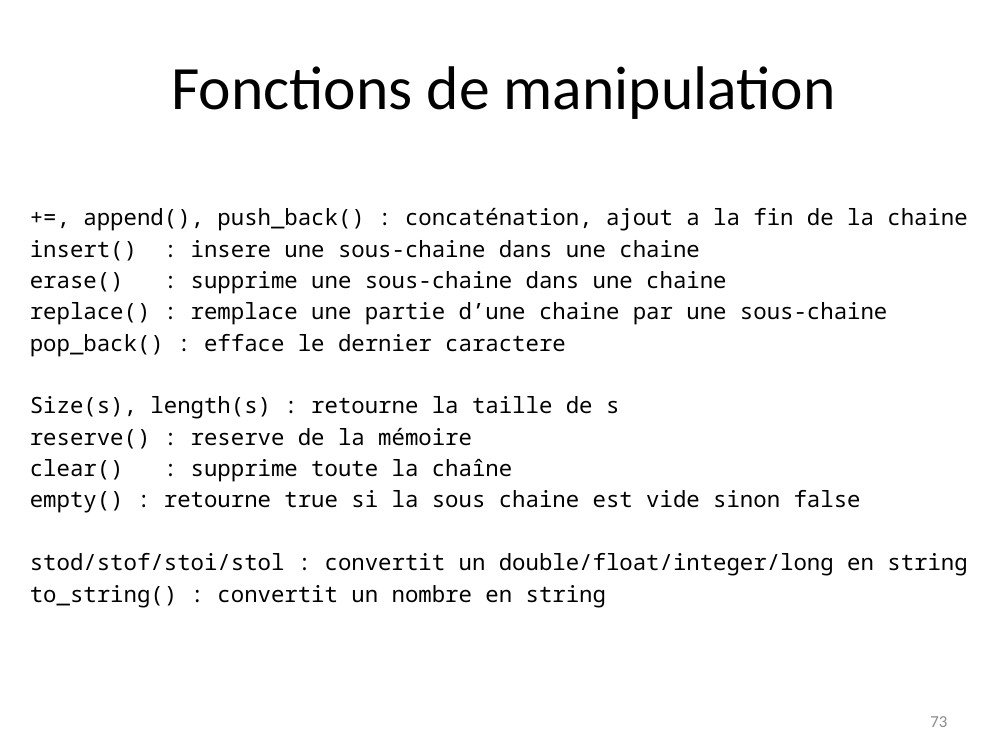
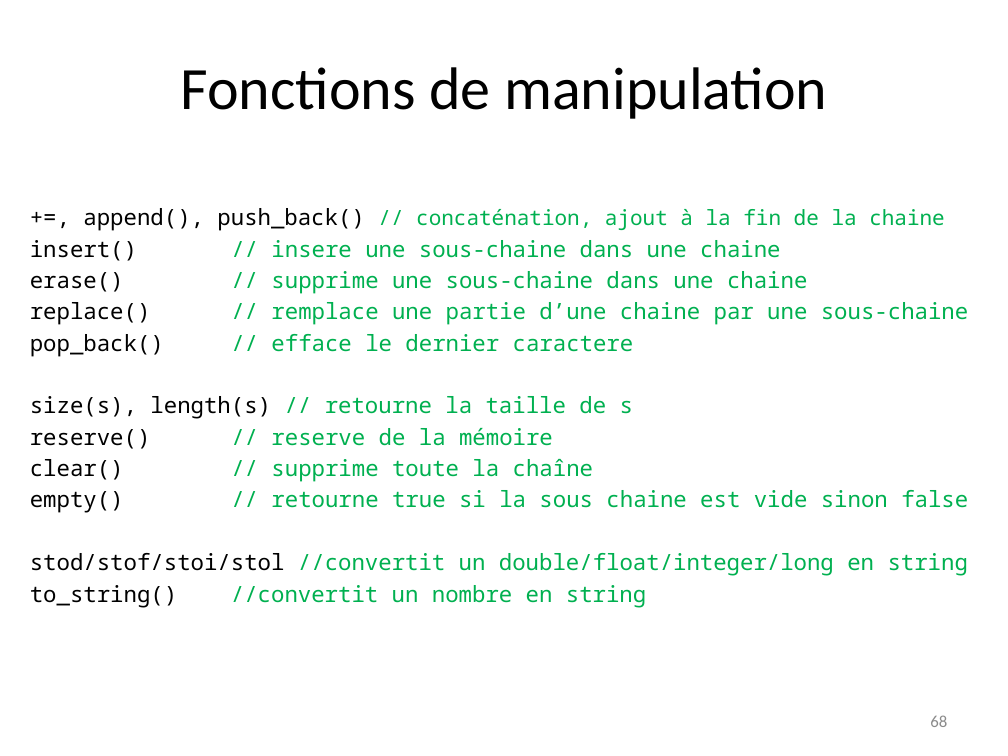
Before and after one commit to manu5801/cours-cplusplus, a slide deck: slide 68 of stl/F_C++_STL.pptx (slide 73 before the commit). Drawn at 1008x756 pixels with LibreOffice and Linux fonts; fonts in the diff are those of the drawing. Boxes give left, top, right and bottom in pixels: in the first picture for what was removed or moved away, otherwise in the second. Text is boxed around its words. In the diff, an @@ line names an element or a change of style, - is before the commit and + after.

```diff
--- a/stl/F_C++_STL.pptx
+++ b/stl/F_C++_STL.pptx
@@ text "Fonctions de manipulation" at [180,67,827,119]: size 44 to 42.9 pt @@
@@ text at [30,208,968,607]: text changed; text colour #000000 to #00B050 @@
-+=, append(), push_back() : concaténation, ajout a la fin de la chaine
-insert() : insere une sous-chaine dans une chaine
-erase() : supprime une sous-chaine dans une chaine
-replace() : remplace une partie d’une chaine par une sous-chaine
-pop_back() : efface le dernier caractere
-Size(s), length(s) : retourne la taille de s
-reserve() : reserve de la mémoire
-clear() : supprime toute la chaîne
-empty() : retourne true si la sous chaine est vide sinon false
-stod/stof/stoi/stol : convertit un double/float/integer/long en string
-to_string() : convertit un nombre en string
++=, append(), push_back() // concaténation, ajout à la fin de la chaine
+insert() // insere une sous-chaine dans une chaine
+erase() // supprime une sous-chaine dans une chaine
+replace() // remplace une partie d’une chaine par une sous-chaine
+pop_back() // efface le dernier caractere
+size(s), length(s) // retourne la taille de s
+reserve() // reserve de la mémoire
+clear() // supprime toute la chaîne
+empty() // retourne true si la sous chaine est vide sinon false
+stod/stof/stoi/stol //convertit un double/float/integer/long en string
+to_string() //convertit un nombre en string
@@ page number at [930,715,947,727]: text changed @@
-73
+68
```
Also in this commit, not shown: 65 other slides changed, 19 slides added, 8 slides removed, 11 other files.
